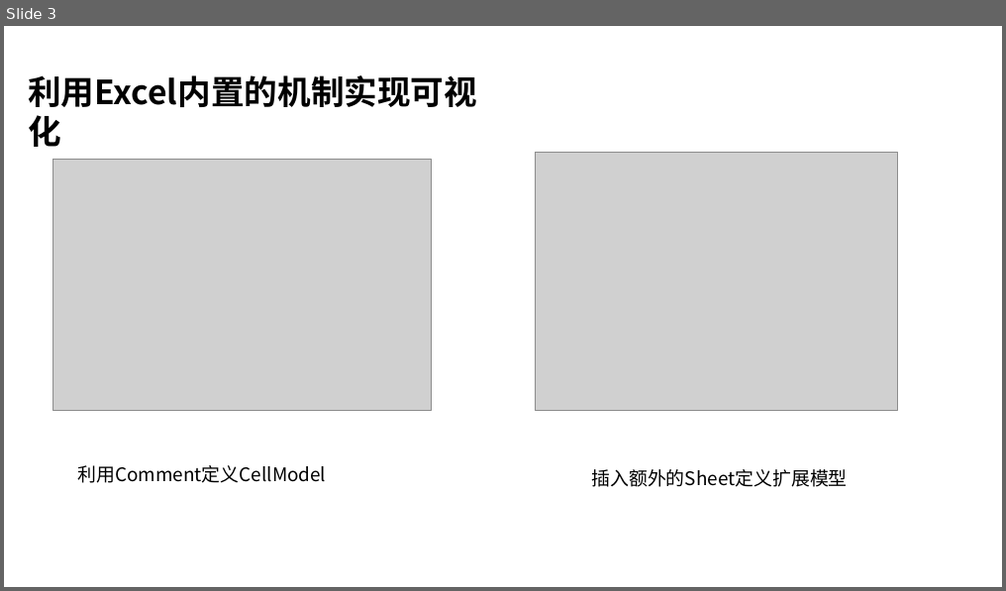
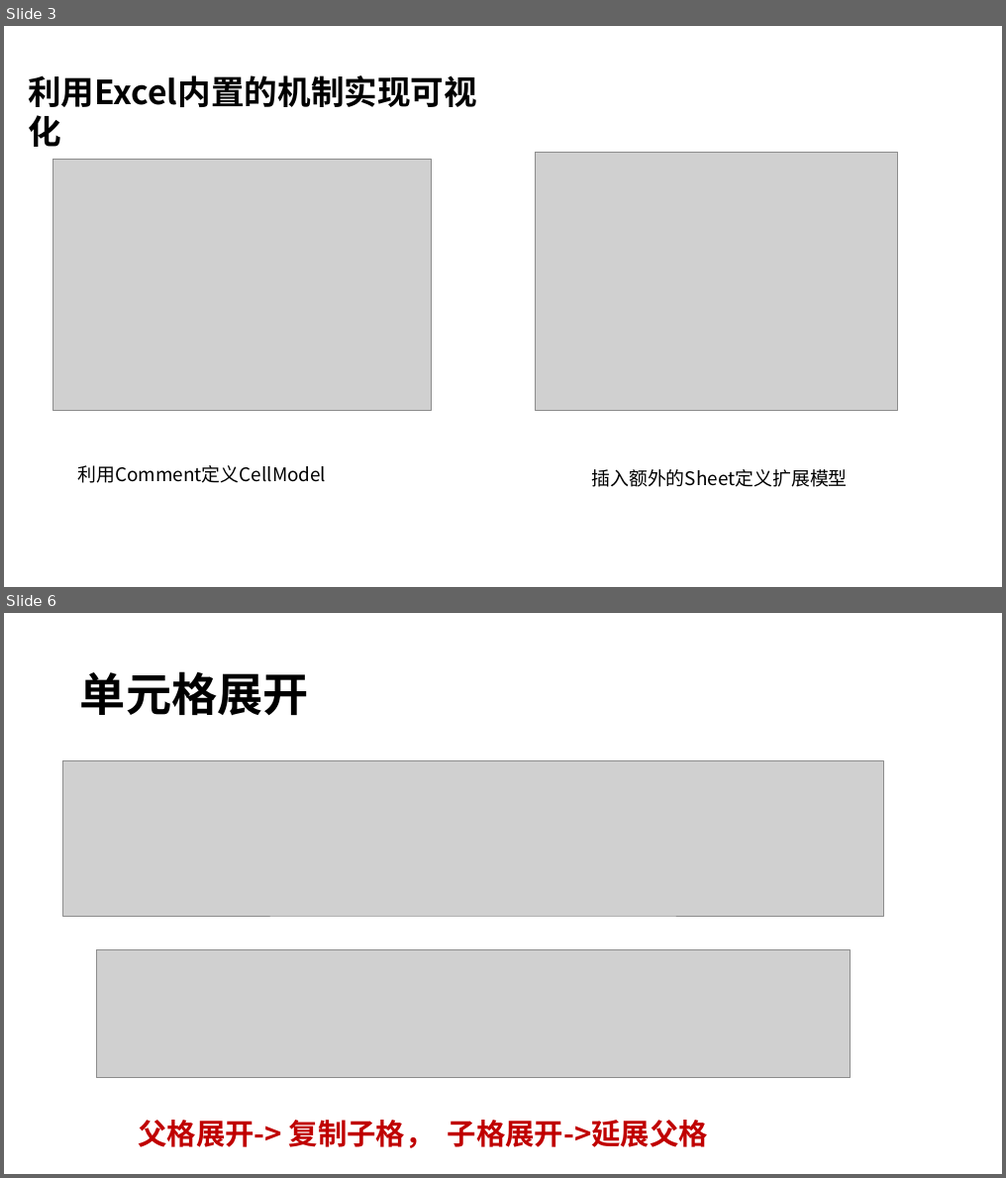
Before and after one commit to entropy-cloud/nop-entropy, a slide deck: docs/ppt/nop-report.pptx. Shown one above the other, each under a label of ours: slide 3 before the commit, slides 3 and 6 after it; the slides between them are not shown. The pictures are 1006x591 and 1006x1178 pixels, drawn with LibreOffice and Linux fonts; fonts in the diff are those of the drawing; grey boxes stand for pictures. Boxes give left, top, right and bottom in pixels: in the first picture for what was removed or moved away, otherwise in the second. Text is boxed around its words. In the diff, an @@ line names an element or a change of style, - is before the commit and + after.

```diff
--- a/docs/ppt/nop-report.pptx
+++ b/docs/ppt/nop-report.pptx
@@ slide 6 added at bbox=[4, 613, 1002, 1174], background #FFFFFF @@
@@ title added at bbox=[80, 671, 309, 716], 44 pt, text #000000, bold @@
+单元格展开
@@ picture added at bbox=[62, 761, 883, 916] @@
@@ picture added at bbox=[96, 951, 849, 1078] @@
@@ text added at bbox=[138, 1120, 708, 1149], 28 pt, text #C00000, bold @@
+父格展开-> 复制子格， 子格展开->延展父格
```
Also in this commit, not shown: 5 other slides added, 6 slides removed, 5 other files.
